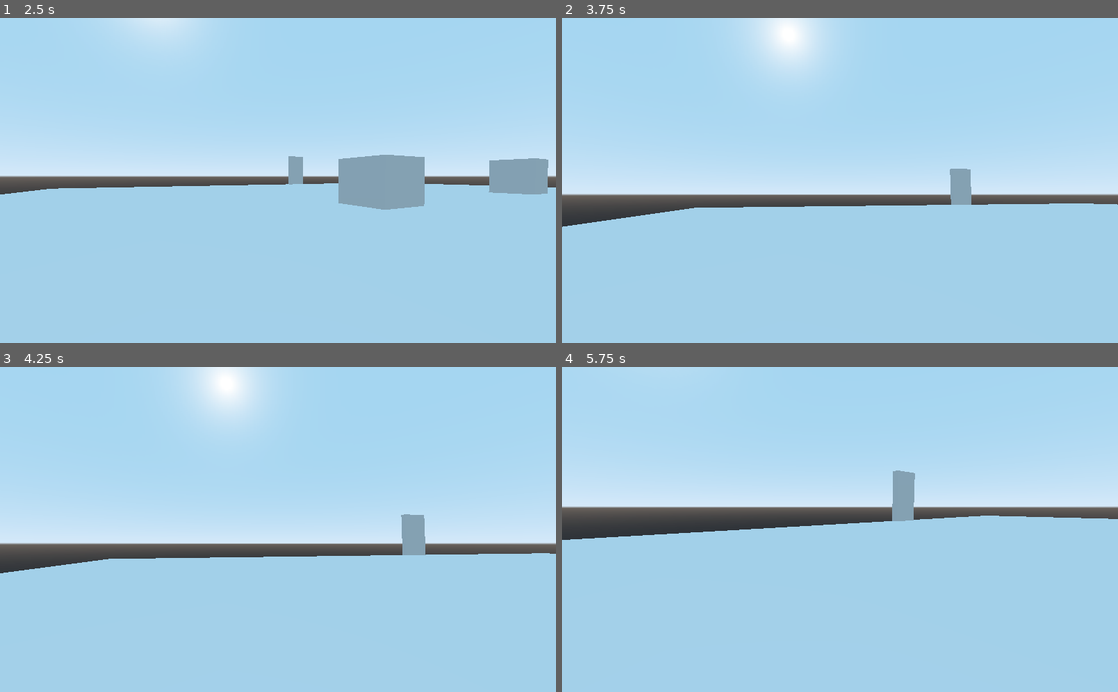
Above: before the commit, frames 1-4 (two rows, left to right).
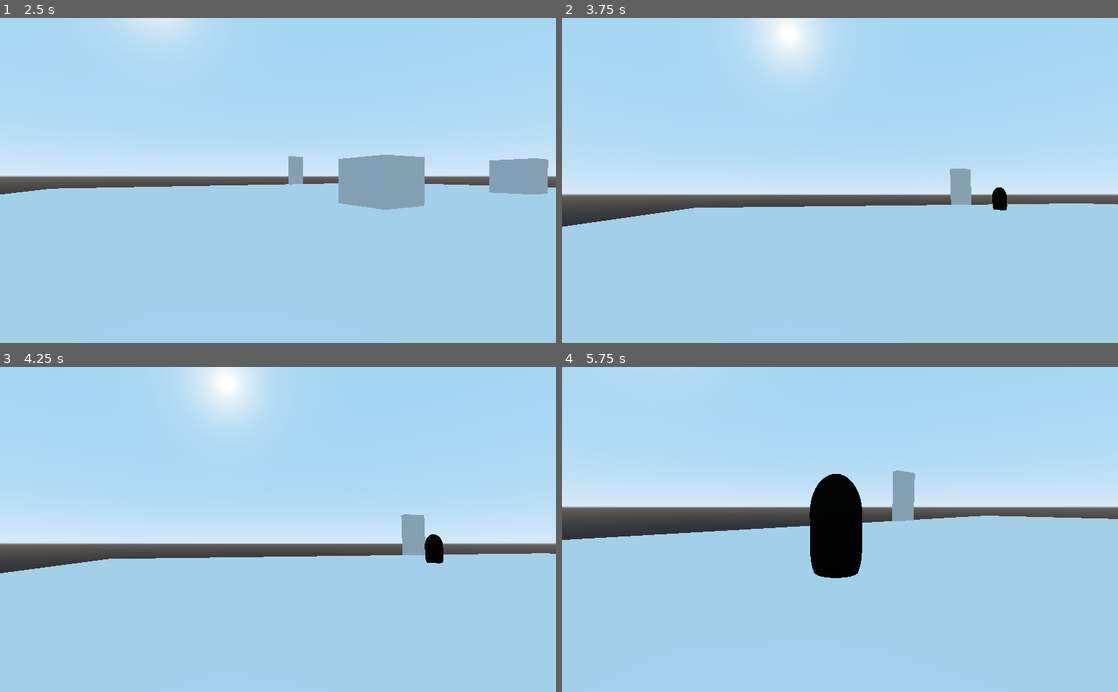
Above: after the commit, the same moments.

Repository: Xwilarg/EscapeTheCrunch
Game: Godot game, scene res://Resources/Scenes/FPSController.tscn
The game is run twice, just before and just after one commit, with the same random seed, the same clock (stepped at 60 frames per second) and the same inputs.
Inputs (mouse positions are in pixels of both pictures, inside the frame that each line leads up to):
- Up to frame 1 (2.5 s): click (278, 138) at 0.52 s; type "12" at 0.6 s; click (278, 154) at 0.75 s; type "12" at 0.83 s; click "Host" at 1.25 s; tap Enter at 2 s; move the mouse to (305, 180) at 2.02 s; hold W (move_forward) from 2.03 s (still down); hold E (action) from 2.03 s (still down)
- Up to frame 2 (3.75 s): keep holding W (move_forward); move the mouse to (812, 180) at 2.77 s; release E (action) at 2.78 s; tap E (action) at 2.85 s; move the mouse to (851, 174) at 3.52 s; hold E (action) from 3.53 s (still down)
- Up to frame 3 (4.25 s): keep holding W (move_forward); keep holding E (action)
- Up to frame 4 (5.75 s): keep holding W (move_forward); move the mouse to (834, 536) at 4.27 s; release E (action) at 4.28 s; tap E (action) at 4.35 s; move the mouse to (878, 532) at 5.02 s; hold E (action) from 5.03 s (still down)

Frame 1 is identical in both runs. In frame 2, 0.2% of the frame differs, in the area x 77-81%, y 52-60%; in frame 3, 0.3%; in frame 4, 2.7%, in the area x 44-54%, y 32-65%.

Commit message:
Changing Boss Spawn
Changing boss spawn for multiplayer needs

Diff:
--- a/Resources/Network/Network.gd
+++ b/Resources/Network/Network.gd
@@ -33,6 +33,17 @@
 	instance.translation = spawns[nb].translation;
 	get_node("/root/FPSController/Navigation/").add_child(instance);
 
+func spawn_boss(nom) -> void:
+	var rng = RandomNumberGenerator.new()
+	rng.randomize()
+	var spawns = get_node("/root/FPSController/Navigation/Spawns").get_children()
+	var pl = load("res://Resources/Scenes/Boss.tscn")
+	var nb = rng.randi_range(0, spawns.size() - 1)
+	var instance = pl.instance()
+	instance.name = nom;
+	instance.translation = spawns[nb].translation;
+	get_node("/root/FPSController/Navigation/").add_child(instance);
+
 func create_server() -> void:
 	print("creating server");
 	server = NetworkedMultiplayerENet.new();
@@ -40,6 +51,7 @@
 	get_tree().set_network_peer(server);
 	playerID = "PlayerServer"
 	spawn_player(playerID);
+	spawn_boss("Boss 1");
 	var timer = get_node("/root/FPSController/Timer");
 	timer.set_wait_time(0.05);
 	timer.connect("timeout", get_node("/root/FPSController/Navigation/"), "_refresh_game");
